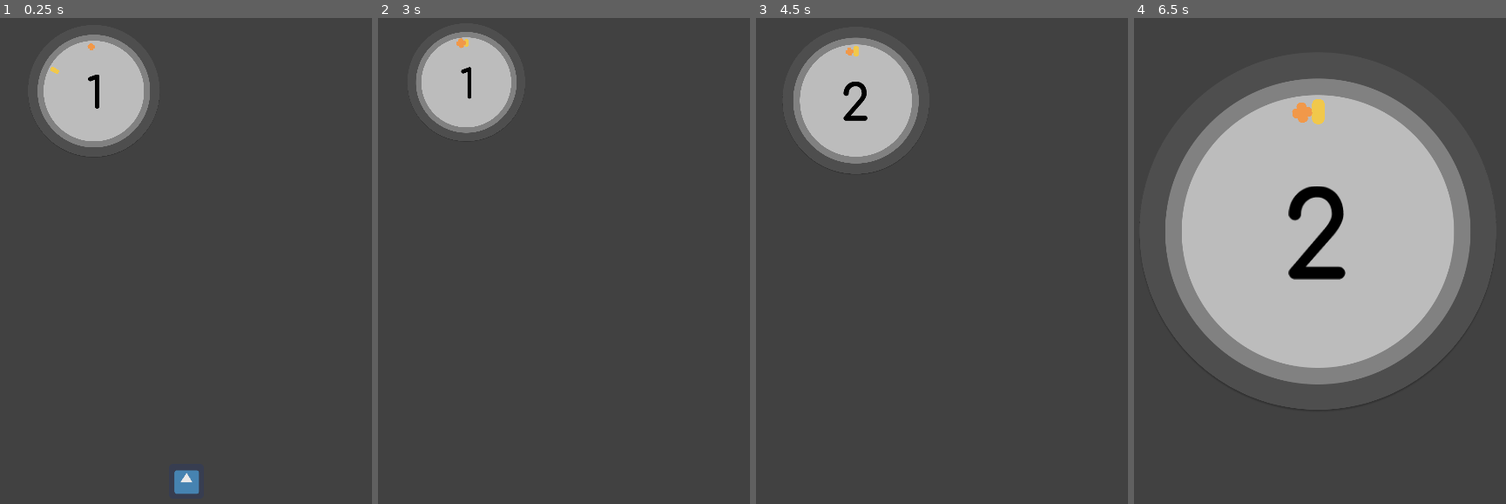
Above: before the commit, frames 1-4 (left to right).
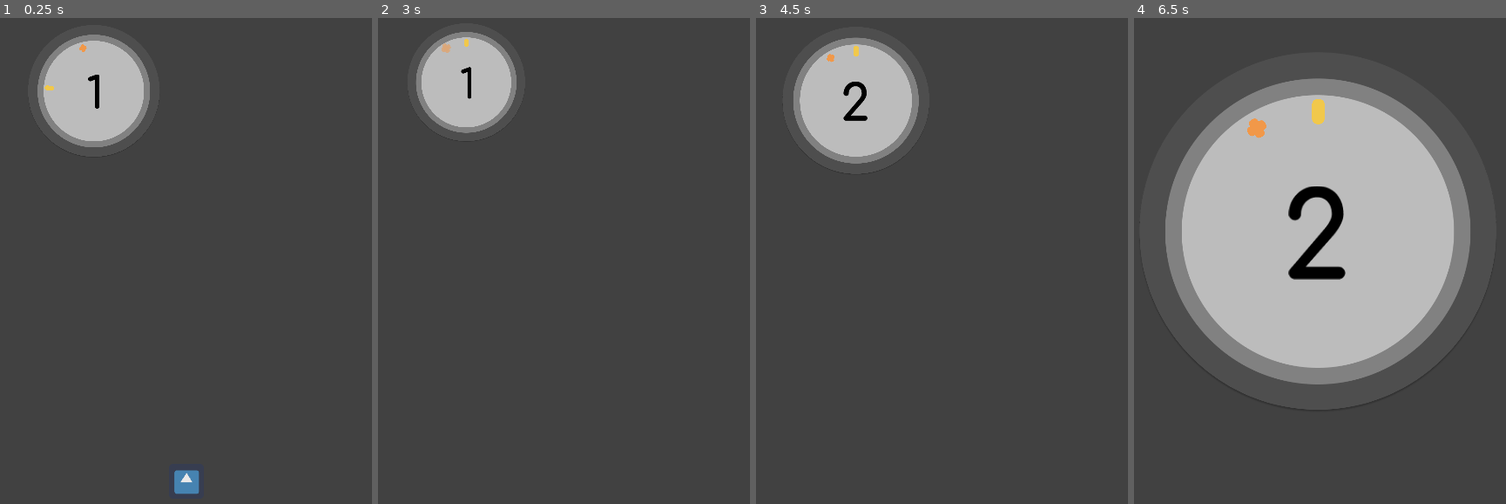
Above: after the commit, the same moments.

Repository: takecare/popthelock
Game: Godot game, scene res://scenes/Start.tscn
The game is run twice, just before and just after one commit, with the same random seed, the same clock (stepped at 60 frames per second) and the same inputs. The engine's default icon, where the game draws it, is replaced by a stand-in: a white triangle on a blue panel in a dark square.
Inputs (mouse positions are in pixels of both pictures, inside the frame that each line leads up to):
- Up to frame 1 (0.25 s): no input
- Up to frame 2 (3 s): click (564, 479) at 0.5 s; tap Enter at 1.25, 2.75 s; move the mouse to (649, 231) at 1.27 s; hold W 1.28-2.03 s; click (649, 231) at 1.35 s; tap Space at 2 s; move the mouse to (485, 304) at 2.02 s; hold S 2.03-2.78 s; tap G at 2.1 s; move the mouse to (604, 115) at 2.77 s; hold W from 2.78 s (still down); tap H at 2.85 s
- Up to frame 3 (4.5 s): tap Space at 3.5 s; move the mouse to (923, 406) at 3.52 s; tap J at 3.6 s; tap Enter at 4.25 s; move the mouse to (1061, 372) at 4.27 s; release W at 4.28 s; hold S from 4.28 s (still down); tap Z at 4.35 s
- Up to frame 4 (6.5 s): keep holding S; move the mouse to (1204, 163) at 5.02 s; tap X at 5.1 s; move the mouse to (1338, 265) at 5.77 s; tap P at 5.85 s

The runs differ from the first frame. In frame 1, less than 0.1% of the frame differs, in the area x 11-26%, y 5-15%; in frame 2, less than 0.1%; in frame 3, less than 0.1%; in frame 4, 0.3%, in the area x 30-49%, y 17-25%.

Commit message:
rework crosshair repositioning angles

Diff:
--- a/animations/crosshair_hit.tres
+++ b/animations/crosshair_hit.tres
@@ -2,7 +2,6 @@
 
 [resource]
 resource_name = "hit"
-length = 0.3
 step = 0.01
 tracks/0/type = "value"
 tracks/0/path = NodePath("Body/SmallerSprite:visible")
@@ -11,7 +10,7 @@
 tracks/0/imported = false
 tracks/0/enabled = true
 tracks/0/keys = {
-"times": PoolRealArray( 0, 0.3 ),
+"times": PoolRealArray( 0, 0.8 ),
 "transitions": PoolRealArray( 1, 1 ),
 "update": 1,
 "values": [ true, false ]
@@ -23,7 +22,7 @@
 tracks/1/imported = false
 tracks/1/enabled = true
 tracks/1/keys = {
-"times": PoolRealArray( 0, 0.11, 0.24, 0.28, 0.3 ),
+"times": PoolRealArray( 0, 0.3, 0.51, 0.61, 0.71 ),
 "transitions": PoolRealArray( 1, 1, 1, 1, 1 ),
 "update": 0,
 "values": [ Vector2( 0.7, 0.7 ), Vector2( 1.5, 1.5 ), Vector2( 0.6, 0.6 ), Vector2( 0.8, 0.8 ), Vector2( 0.7, 0.7 ) ]
@@ -59,7 +58,7 @@
 tracks/4/imported = false
 tracks/4/enabled = true
 tracks/4/keys = {
-"times": PoolRealArray( 0, 0.1, 0.3 ),
+"times": PoolRealArray( 0, 0.52, 0.8 ),
 "transitions": PoolRealArray( 1, 1, 1 ),
 "update": 0,
 "values": [ Color( 1, 1, 1, 0 ), Color( 1, 1, 1, 1 ), Color( 1, 1, 1, 1 ) ]
--- a/scenes/Crosshair.tscn
+++ b/scenes/Crosshair.tscn
@@ -1,15 +1,50 @@
-[gd_scene load_steps=5 format=2]
+[gd_scene load_steps=6 format=2]
 
 [ext_resource path="res://scenes/CrosshairBody.tscn" type="PackedScene" id=1]
 [ext_resource path="res://scripts/Crosshair.gd" type="Script" id=2]
-[ext_resource path="res://animations/crosshair_rotate_right.tres" type="Animation" id=3]
 [ext_resource path="res://animations/crosshair_hit.tres" type="Animation" id=4]
+
+[sub_resource type="Animation" id=1]
+resource_name = "rotate_left"
+tracks/0/type = "value"
+tracks/0/path = NodePath("Body/SmallerSprite:rotation_degrees")
+tracks/0/interp = 1
+tracks/0/loop_wrap = true
+tracks/0/imported = false
+tracks/0/enabled = true
+tracks/0/keys = {
+"times": PoolRealArray( 0, 0.8 ),
+"transitions": PoolRealArray( 1, 1 ),
+"update": 0,
+"values": [ 0.0, 360.0 ]
+}
+
+[sub_resource type="Animation" id=2]
+resource_name = "rotate_right"
+tracks/0/type = "value"
+tracks/0/path = NodePath("Body/SmallerSprite:rotation_degrees")
+tracks/0/interp = 1
+tracks/0/loop_wrap = true
+tracks/0/imported = false
+tracks/0/enabled = true
+tracks/0/keys = {
+"times": PoolRealArray( 0, 0.8 ),
+"transitions": PoolRealArray( 1, 1 ),
+"update": 0,
+"values": [ 0.0, -360.0 ]
+}
 
 [node name="Crosshair" type="Node2D"]
 script = ExtResource( 2 )
 
 [node name="Body" parent="." instance=ExtResource( 1 )]
 
+[node name="SmallerSprite" parent="Body" index="1"]
+visible = true
+
 [node name="AnimationPlayer" type="AnimationPlayer" parent="."]
 anims/hit = ExtResource( 4 )
-anims/rotate_right = ExtResource( 3 )
+anims/rotate_left = SubResource( 1 )
+anims/rotate_right = SubResource( 2 )
+
+[editable path="Body"]
--- a/scripts/Crosshair.gd
+++ b/scripts/Crosshair.gd
@@ -29,6 +29,8 @@
   is_animating = true
   $AnimationPlayer.connect("animation_finished", self, "_on_hit_animation_ended", [], CONNECT_ONESHOT)
   $AnimationPlayer.play("hit", -1, 1.5)
+  # AnimationPlayer cannot play 2 animations at the same time
+  #$AnimationPlayer.play("rotate_right", -1, 1.5)
   emit_signal("on_target_hit")
 
 
--- a/scripts/Main.gd
+++ b/scripts/Main.gd
@@ -14,7 +14,7 @@
 onready var crosshair = $Game/Crosshair
 var crosshair_rotation_direction: int = RotationDirection.CW
 var should_crosshair_rotate: bool = true
-var crosshair_speed: float = .25
+var crosshair_speed: float = 1
 var crosshair_rotation: float = 0
 var crosshair_state = CrosshairPosition.Before
 
@@ -25,8 +25,8 @@
 
 export(float) var target_radius = 74 # distance from the lock center
 onready var target: Target = $Game/Target
-var min_angle_deg: float = 35
-var max_angle_deg: float = 65
+export(float) var MIN_ANGLE = 35
+export(float) var MAX_ANGLE = 95
 
 onready var score: Score = $Game/Score
 
@@ -71,13 +71,12 @@
 
 func _reposition_target() -> void:
   crosshair_rotation_direction *= -1
+  var min_angle_deg = random.randf_range(MIN_ANGLE, MAX_ANGLE)
+  var max_angle_deg = random.randf_range(MIN_ANGLE, MAX_ANGLE)
   var angle_deg = random.randf_range(min_angle_deg, max_angle_deg)
   print("[", min_angle_deg, ",", max_angle_deg, "] = ", angle_deg) # debug
   var signed_angle = crosshair_rotation_direction * deg2rad(angle_deg)
   target.increase_rotation_around_by(lock_center, signed_angle)
-  var s = 1 if random.randf() > 0.5 else -1
-  min_angle_deg = random.randf_range(25, 90)
-  max_angle_deg = random.randf_range(25, 90)
 
 
 func decrease_count() -> void:
Not shown: 1 places in scenes/Main.tscn that only renumber resources
